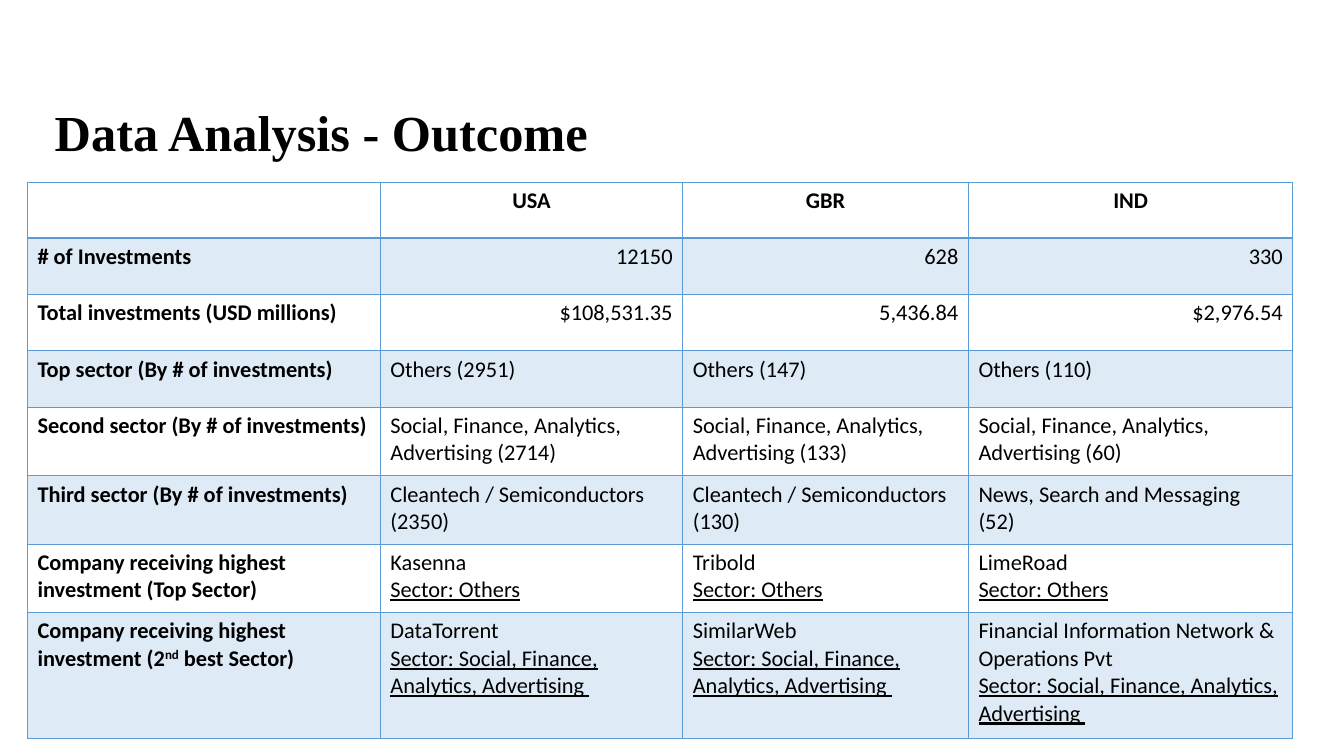
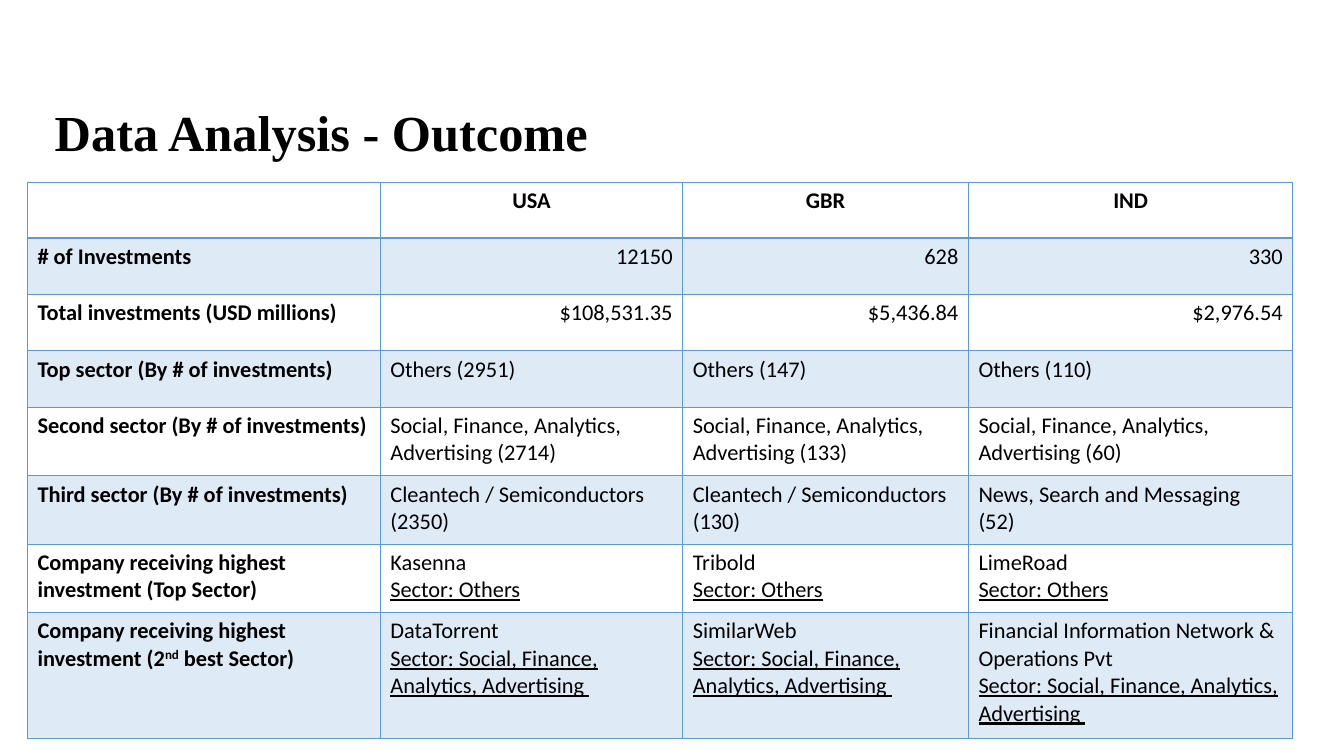
Before and after one commit to Nanditha-G-N/Machine-Learning-Case-Studies, a slide deck: slide 8 of Spark Funds Presentation.pptx. Drawn at 1344x756 pixels with LibreOffice and Linux fonts; fonts in the diff are those of the drawing; background and template pictures are left out. Boxes give left, top, right and bottom in pixels: in the first picture for what was removed or moved away, otherwise in the second. Text is boxed around its words. In the diff, an @@ line names an element or a change of style, - is before the commit and + after.

```diff
--- a/Spark Funds Presentation.pptx
+++ b/Spark Funds Presentation.pptx
@@ table at <box>27,182,1293,739</box> @@
-row 3, column 3: 5,436.84
+row 3, column 3: $5,436.84
```
Also in this commit, not shown: 5 other slides changed, 2 slides added, 1 slide removed, 2 other files.
